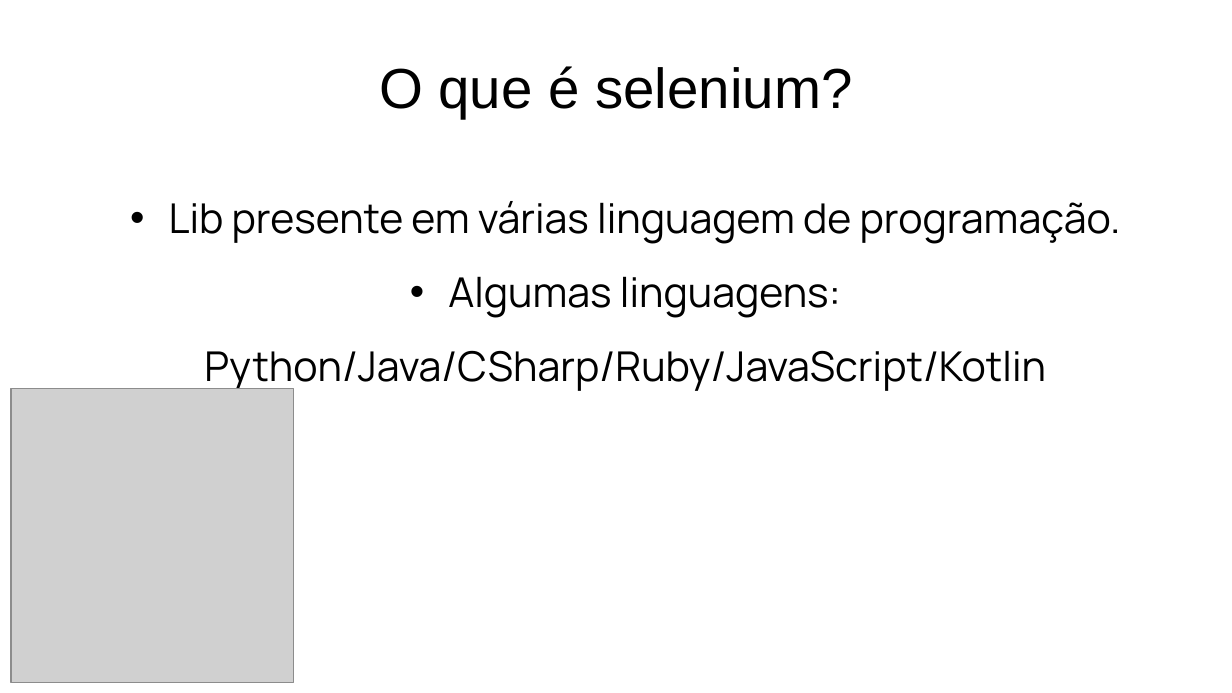
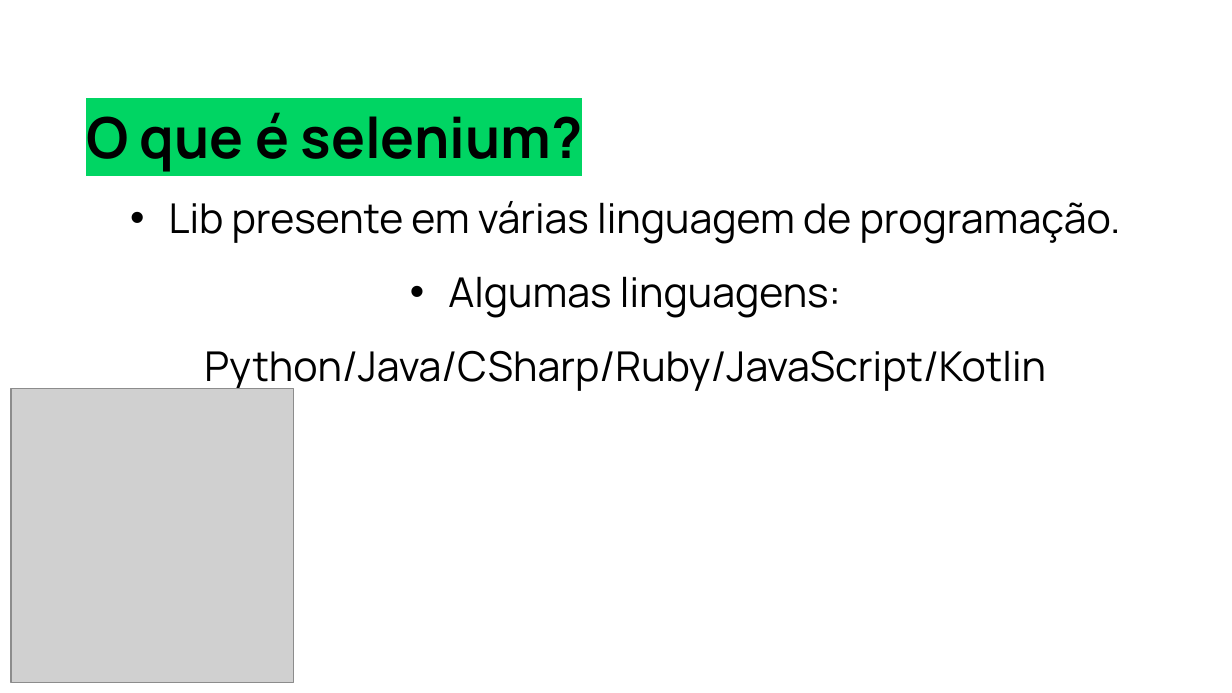
Before and after one commit to greghonox/TESTES-SELENIUM, a slide deck: slide 2 of selenium.pptx. Drawn at 1232x693 pixels with LibreOffice and Linux fonts; fonts in the diff are those of the drawing; grey boxes stand for pictures. Boxes give left, top, right and bottom in pixels: in the first picture for what was removed or moved away, otherwise in the second. Text is boxed around its words. In the diff, an @@ line names an element or a change of style, - is before the commit and + after.

Commit message:
Criando a Primeira forma de executar o selenium

```diff
--- a/selenium.pptx
+++ b/selenium.pptx
@@ text "O que é selenium?": place and size @@
-text "O que é selenium?" at [379,66,852,118]
+text "O que é selenium?" at [86,112,582,172]
@@ text "O que é selenium?" at [86,112,582,172]: font Arial to Manrope, highlight none to #00D563, bold on; alignment centre to left; vertical alignment middle to top @@
```
Also in this commit, not shown: 4 other slides changed, 3 slides added, 1 other file.
